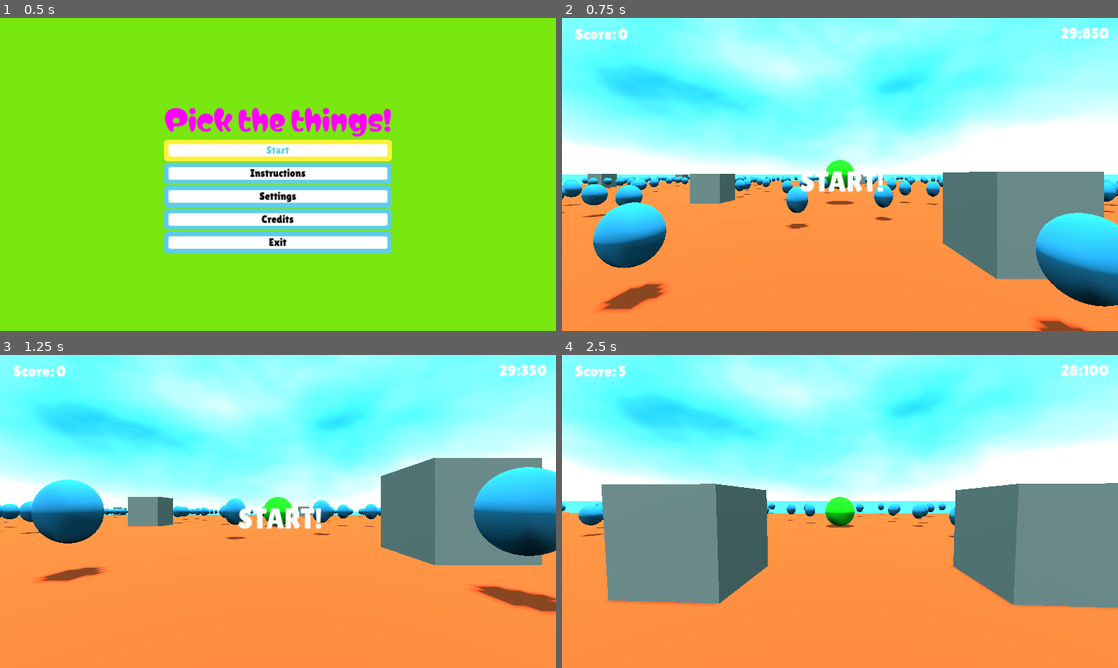
Above: before the commit, frames 1-4 (two rows, left to right).
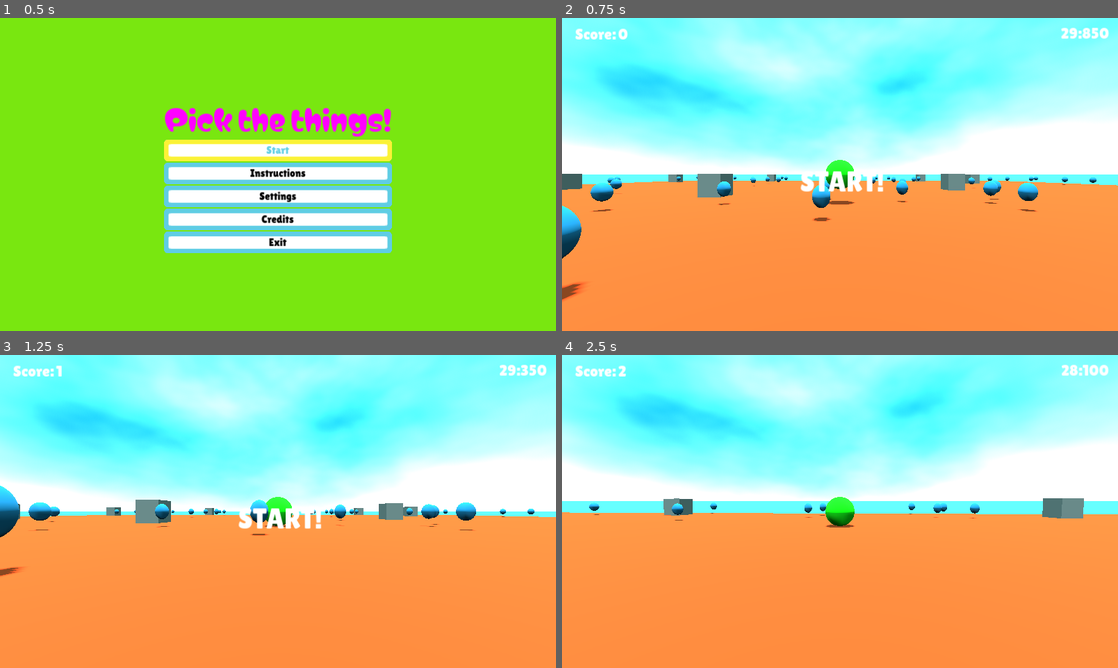
Above: after the commit, the same moments.

Repository: tfcb93/pick-up-the-things
Game: Godot game, scene res://Scenes/Start_screen.tscn
Same seed, same stepped clock (60 frames per second), same inputs: the game is played once before the commit and once after it.
Inputs (mouse positions are in pixels of both pictures, inside the frame that each line leads up to):
- Up to frame 1 (0.5 s): no input
- Up to frame 2 (0.75 s): click "Start" at 0.5 s
- Up to frame 3 (1.25 s): no input
- Up to frame 4 (2.5 s): tap Enter at 1.25 s; move the mouse to (867, 511) at 1.27 s; hold Up (move_forward) from 1.28 s (still down); move the mouse to (812, 511) at 2.02 s

Frame 1 is identical in both runs. In frame 2, 18% of the frame differs, in the area x 0-100%, y 49-100%; in frame 3, 15%; in frame 4, 22%, in the area x 0-100%, y 3-81%.

Commit message:
Organizes the code a little bit

Diff:
--- a/Scripts/Ground.gd
+++ b/Scripts/Ground.gd
@@ -1,4 +1,4 @@
-extends StaticBody3D
+extends StaticBody3D;
 
 var collectableListScene := preload("res://Scenes/Collectables_list.tscn");
 var obstacle_list_instance := preload("res://Scenes/Obstacles_list.tscn");
@@ -51,38 +51,49 @@
 func generate_per_area() -> void:
 	var divided_size := floorSize.x / area_division;
 	var remaining_collectables := WorldGlobals.totalCollectables;
-	var max_collectable_per_area := WorldGlobals.totalCollectables / area_division ^ 2;
+	var max_collectable_per_area := WorldGlobals.totalCollectables / area_division ** 2;
 	for x in area_division:
 		for z in area_division:
-			var sub_x := randf_range((x * divided_size) + area_size_shift, ((x + 1) * divided_size) + area_size_shift);
-			var sub_z := randf_range((z * divided_size) + area_size_shift, ((z + 1) * divided_size) + area_size_shift);
-			var obstacle_pos := Vector3(sub_x, 0, sub_z);
-			var new_obstacle := obstacle_instance.instantiate();
-			obstacles_list.add_child(new_obstacle);
-			new_obstacle.position = obstacle_pos;
 
-			var remaning_collectables_in_area := max_collectable_per_area if remaining_collectables - max_collectable_per_area > max_collectable_per_area else remaining_collectables;
-			var new_collectable_pos: Array[Vector3] = [];
-			var do_it_again := false;
-			while(remaning_collectables_in_area > 0):
-				var col_x := randf_range((x * divided_size) + area_size_shift, ((x + 1) * divided_size) + area_size_shift);
-				var col_z := randf_range((z * divided_size) + area_size_shift, ((z + 1) * divided_size) + area_size_shift);
-				var collectable_pos := Vector3(col_x, 0, col_z);
-				if (collectable_pos.distance_squared_to(obstacle_pos) < 1.2):
-					continue;
-				for used_pos in new_collectable_pos:
-					if(collectable_pos.distance_squared_to(used_pos) < 1.0):
-						do_it_again = true;
-						break;
-				if do_it_again:
-					do_it_again = false;
-					continue;
-				var new_collectable := collectable_instance.instantiate();
-				collectables_list.add_child(new_collectable);
-				new_collectable.position = collectable_pos;
-				new_collectable_pos.push_back(collectable_pos);
+			var sub_area_obstacle_pos := create_sub_area_obstacle((x * divided_size) + area_size_shift, ((x + 1) * divided_size) + area_size_shift, (z * divided_size) + area_size_shift, ((z + 1) * divided_size) + area_size_shift);
+			var collectables_for_this_sub_area := max_collectable_per_area if (remaining_collectables - max_collectable_per_area > max_collectable_per_area) else remaining_collectables;
+			create_sub_area_collectables((x * divided_size) + area_size_shift, ((x + 1) * divided_size) + area_size_shift, (z * divided_size) + area_size_shift, ((z + 1) * divided_size) + area_size_shift, sub_area_obstacle_pos, collectables_for_this_sub_area);
+			remaining_collectables -= collectables_for_this_sub_area;
 
-				remaning_collectables_in_area -= 1;
+func create_sub_area_obstacle(area_x_0: float, area_x_1: float, area_z_0: float, area_z_1: float) -> Vector3:
+	var sub_x := randf_range(area_x_0, area_x_1);
+	var sub_z := randf_range(area_z_0, area_z_1);
+
+	var obstacle_pos := Vector3(sub_x, 0, sub_z);
+	var new_obstacle := obstacle_instance.instantiate();
+	obstacles_list.add_child(new_obstacle);
+	new_obstacle.position = obstacle_pos;
+	return obstacle_pos;
+
+func create_sub_area_collectables(area_x_0: float, area_x_1: float, area_z_0: float, area_z_1: float, sub_area_obstacle_pos: Vector3, total_area_collectables: int) -> void:
+	var remaning_collectables_in_area := total_area_collectables if (total_area_collectables > 0) else 0;
+	var new_collectable_pos: Array[Vector3] = [];
+	var do_it_again := false;
+	while(remaning_collectables_in_area > 0):
+		var col_x := randf_range(area_x_0, area_x_1);
+		var col_z := randf_range(area_z_0, area_z_1);
+		var collectable_pos := Vector3(col_x, 0, col_z);
+		if (collectable_pos.distance_squared_to(sub_area_obstacle_pos) < 1.2):
+			continue;
+		# I'm not a fan of this, but this is the way I thought on verifying the distance over each already generated collectable position.
+		for used_pos in new_collectable_pos:
+			if(collectable_pos.distance_squared_to(used_pos) < 1.0):
+				do_it_again = true;
+				break;
+		if do_it_again:
+			do_it_again = false;
+			continue;
+		var new_collectable := collectable_instance.instantiate();
+		collectables_list.add_child(new_collectable);
+		new_collectable.position = collectable_pos;
+		new_collectable_pos.push_back(collectable_pos);
+
+		remaning_collectables_in_area -= 1;
 
 
 func create_bounderies() -> void:
